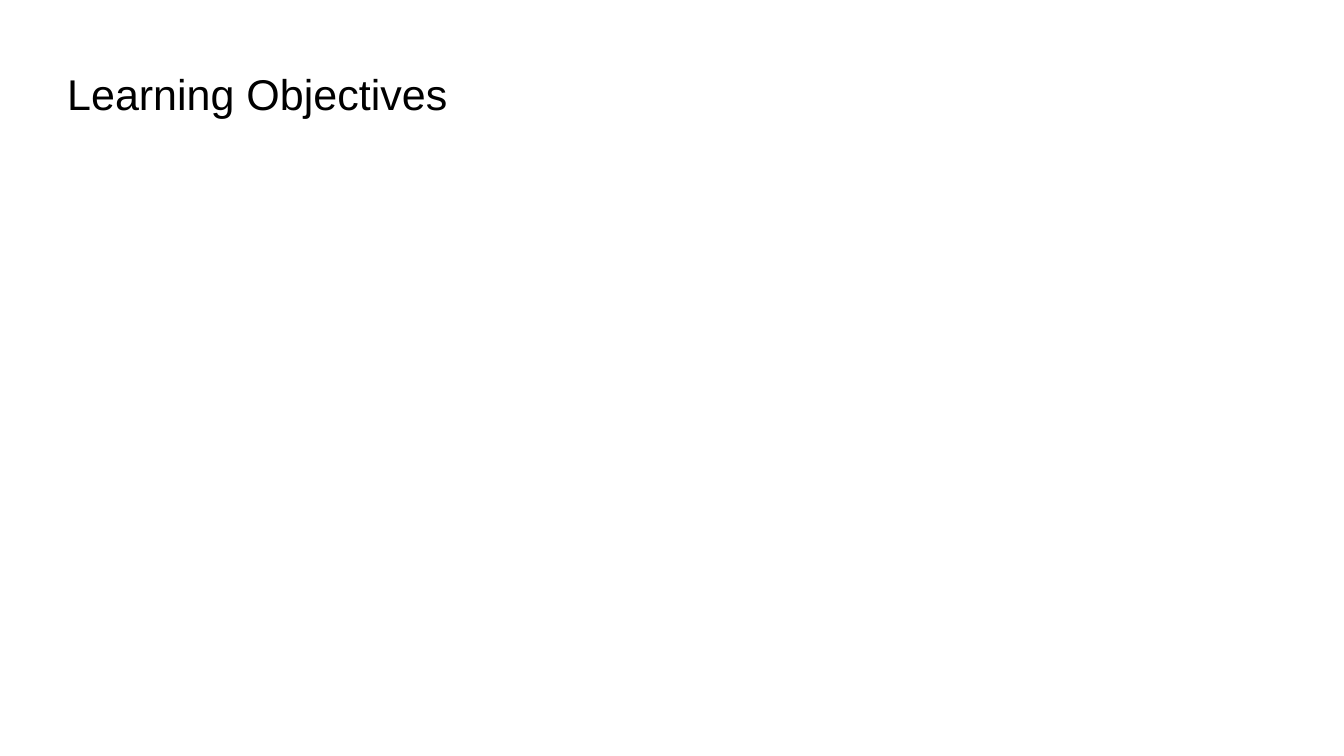
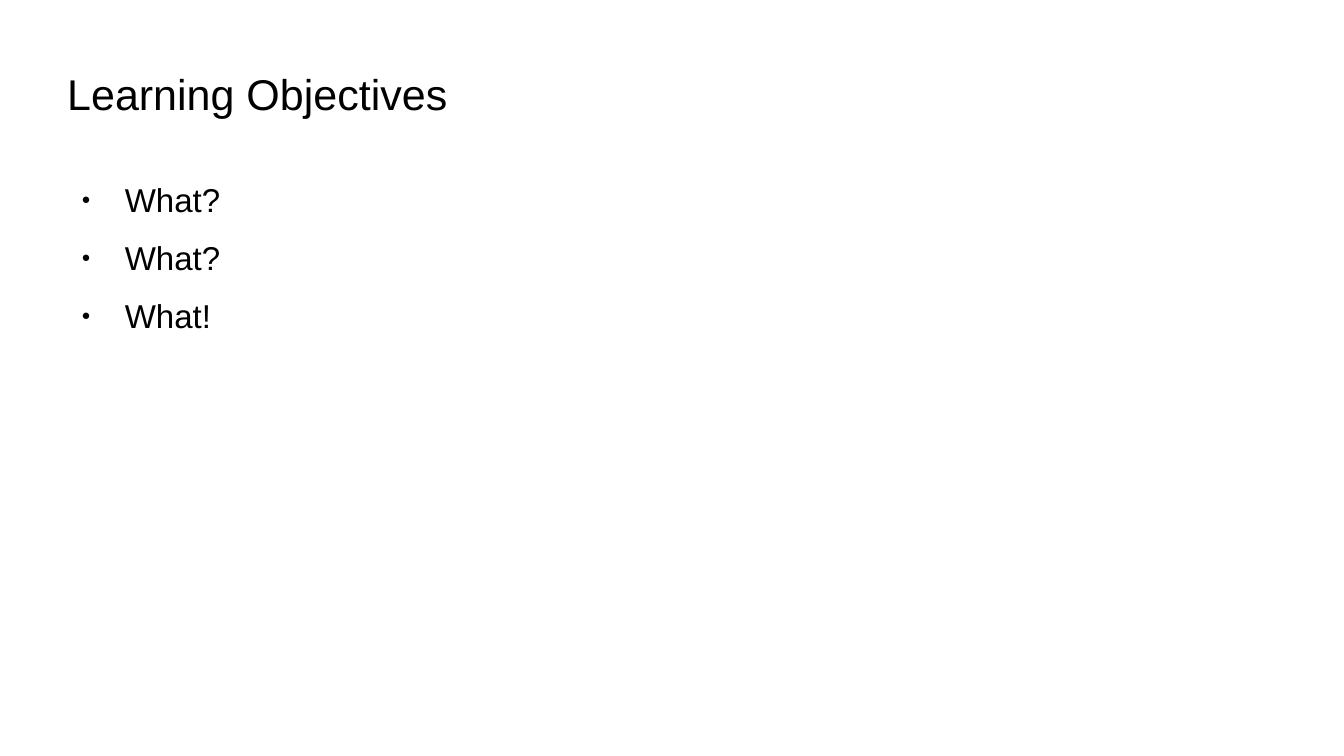
Before and after one commit to bradakelly/ArduinoDevelopmentWorkshop, a slide deck: slide 4 of CourseSlideshow.odp (slide 2 before the commit). Drawn at 1344x756 pixels with LibreOffice and Linux fonts; fonts in the diff are those of the drawing; background and template pictures are left out. Boxes give left, top, right and bottom in pixels: in the first picture for what was removed or moved away, otherwise in the second. Text is boxed around its words. In the diff, an @@ line names an element or a change of style, - is before the commit and + after.

```diff
--- a/CourseSlideshow.odp
+++ b/CourseSlideshow.odp
@@ text added at (x1=125, y1=188, x2=220, y2=329), 19.5 pt, text #000000 @@
+● What?
+● What?
+● What!
```
Also in this commit, not shown: 1 other slide changed, 2 slides added.
